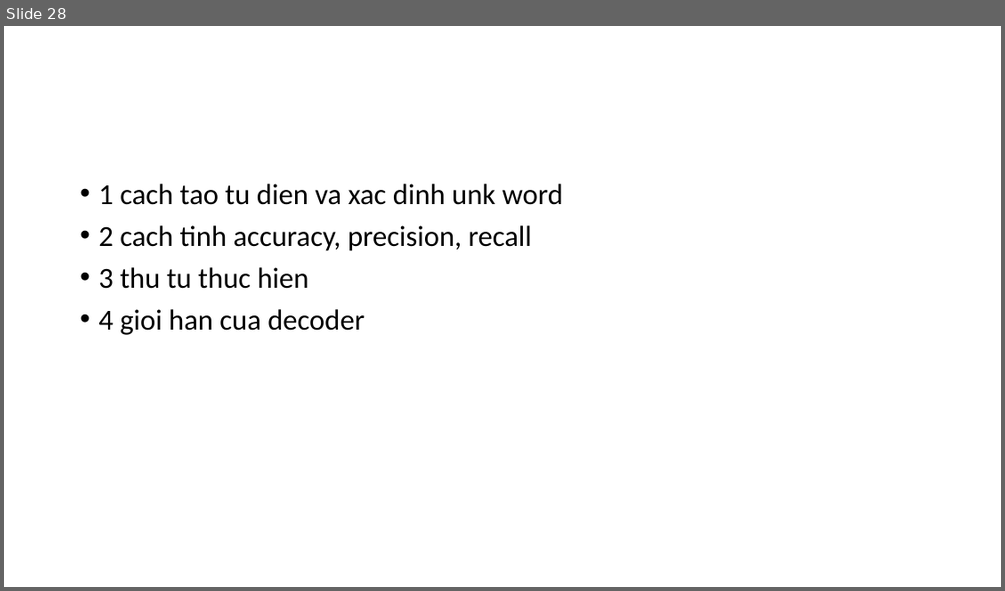
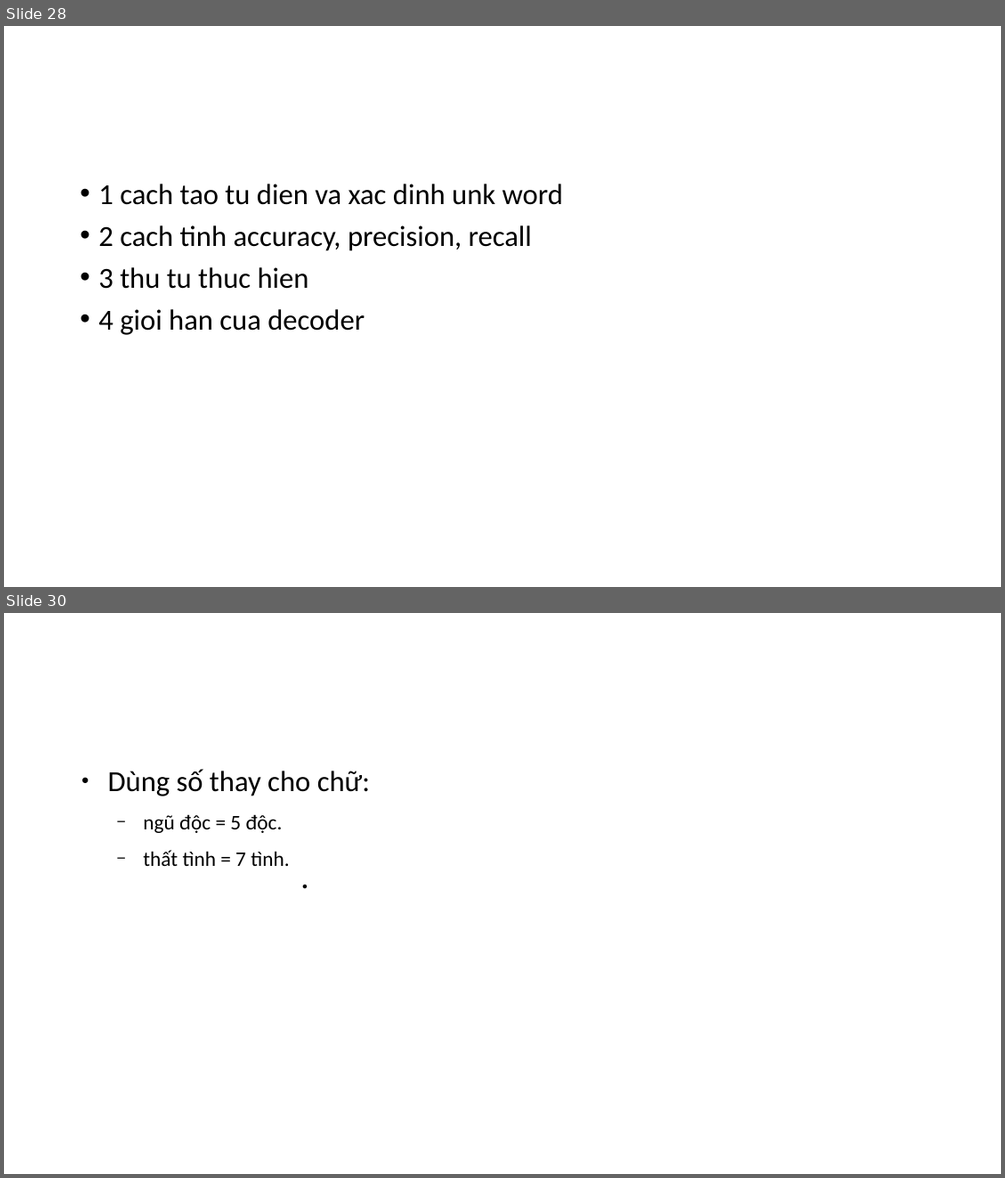
Before and after one commit to manhcntt21/TextNormSeq2Seq, a slide deck: Presentation1.pptx. Shown one above the other, each under a label of ours: slide 28 before the commit, slides 28 and 30 after it; the slides between them are not shown. The pictures are 1005x591 and 1005x1178 pixels, drawn with LibreOffice and Linux fonts; fonts in the diff are those of the drawing. Boxes give left, top, right and bottom in pixels: in the first picture for what was removed or moved away, otherwise in the second. Text is boxed around its words. In the diff, an @@ line names an element or a change of style, - is before the commit and + after.

```diff
--- a/Presentation1.pptx
+++ b/Presentation1.pptx
@@ slide 30 added at (4, 613, 1001, 1174), background #FFFFFF @@
@@ text added at (108, 769, 370, 866), 20 pt, text #000000 @@
+● Dùng số thay cho chữ:
+  − ngũ độc = 5 độc.
+  − thất tình = 7 tình.
```
Also in this commit, not shown: 5 other slides added, 23 other files.
